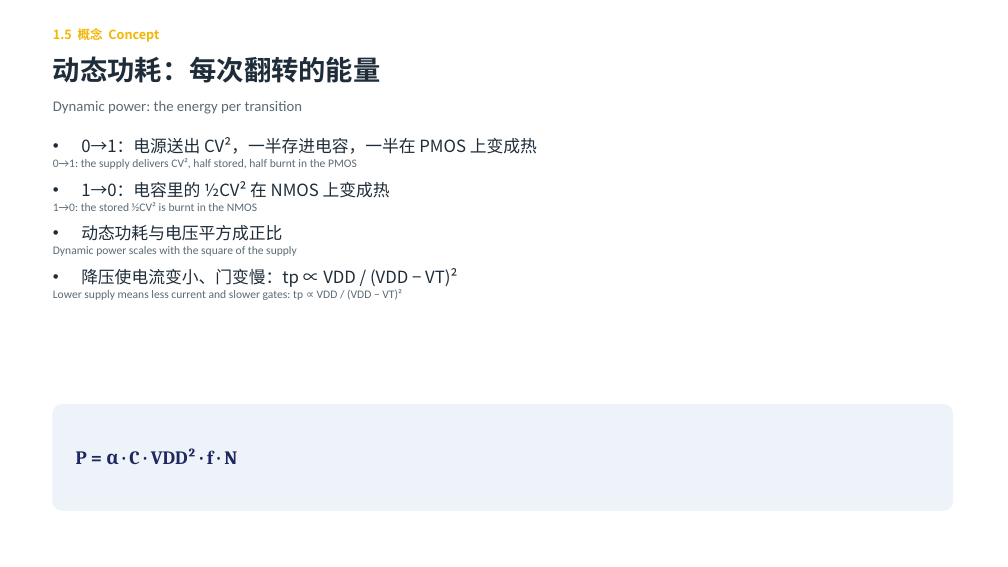
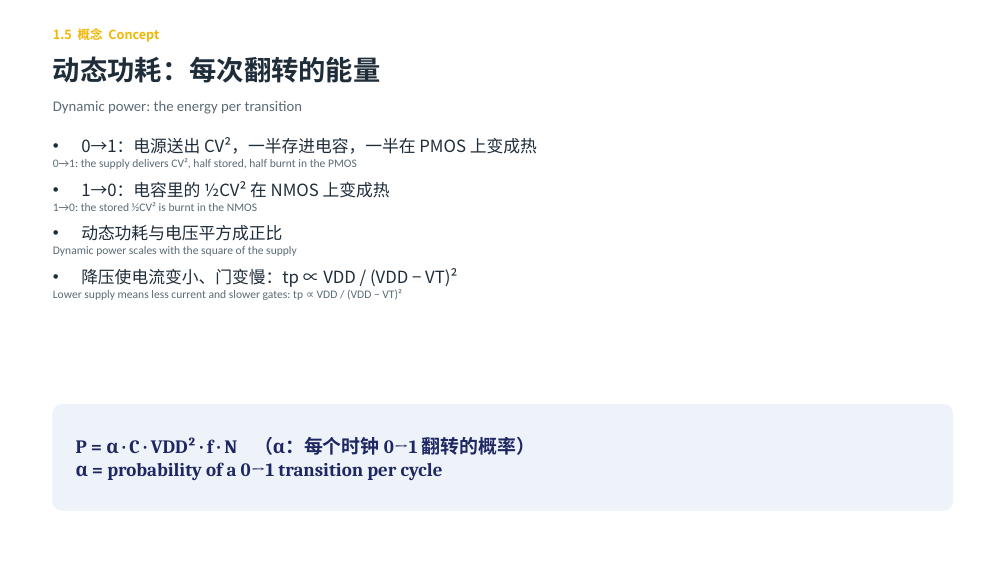
Before and after one commit to eddiezgq/WenQuest, a slide deck: slide 24 of samples/数字集成电路设计/课程资料/第1章 CMOS反相器/第一章课件.pptx. Drawn at 1008x567 pixels with LibreOffice and Linux fonts; fonts in the diff are those of the drawing. Boxes give left, top, right and bottom in pixels: in the first picture for what was removed or moved away, otherwise in the second. Text is boxed around its words. In the diff, an @@ line names an element or a change of style, - is before the commit and + after.

```diff
--- a/samples/数字集成电路设计/课程资料/第1章 CMOS反相器/第一章课件.pptx
+++ b/samples/数字集成电路设计/课程资料/第1章 CMOS反相器/第一章课件.pptx
@@ text at (76,437,535,480): text changed @@
-P = α · C · VDD² · f · N
+P = α · C · VDD² · f · N （α：每个时钟 0→1 翻转的概率）
+α = probability of a 0→1 transition per cycle
```
Also in this commit, not shown: 7 other slides changed, 32 other files.
